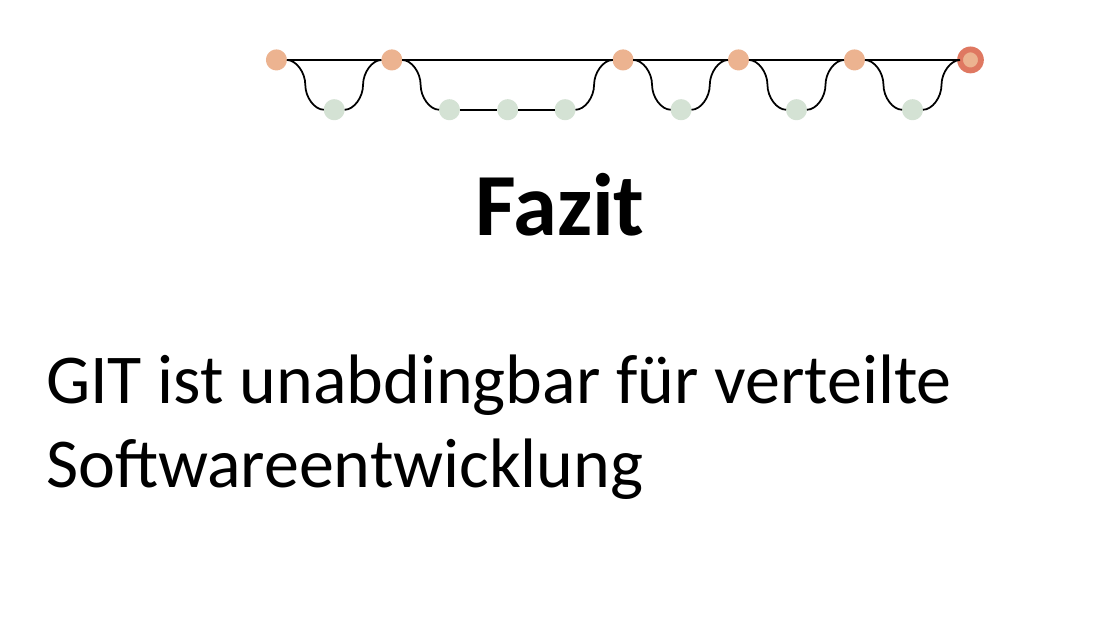
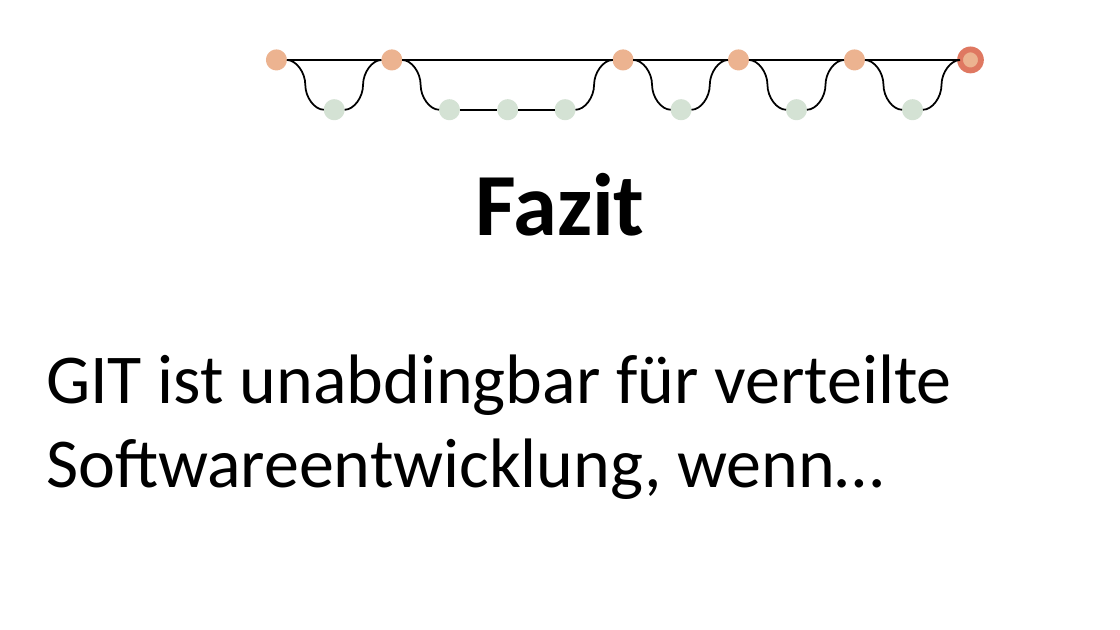
Before and after one commit to coloph0nius/SWEN, a slide deck: slide 26 of GITnoAnim.pptx. Drawn at 1120x630 pixels with LibreOffice and Linux fonts; fonts in the diff are those of the drawing; background and template pictures are left out. Boxes give left, top, right and bottom in pixels: in the first picture for what was removed or moved away, otherwise in the second. Text is boxed around its words. In the diff, an @@ line names an element or a change of style, - is before the commit and + after.

Commit message:
changed last slides

```diff
--- a/GITnoAnim.pptx
+++ b/GITnoAnim.pptx
@@ text at (46, 354, 952, 499): text changed @@
-GIT ist unabdingbar für verteilte Softwareentwicklung
+GIT ist unabdingbar für verteilte Softwareentwicklung, wenn…
```
Also in this commit, not shown: 1 other slide changed.
